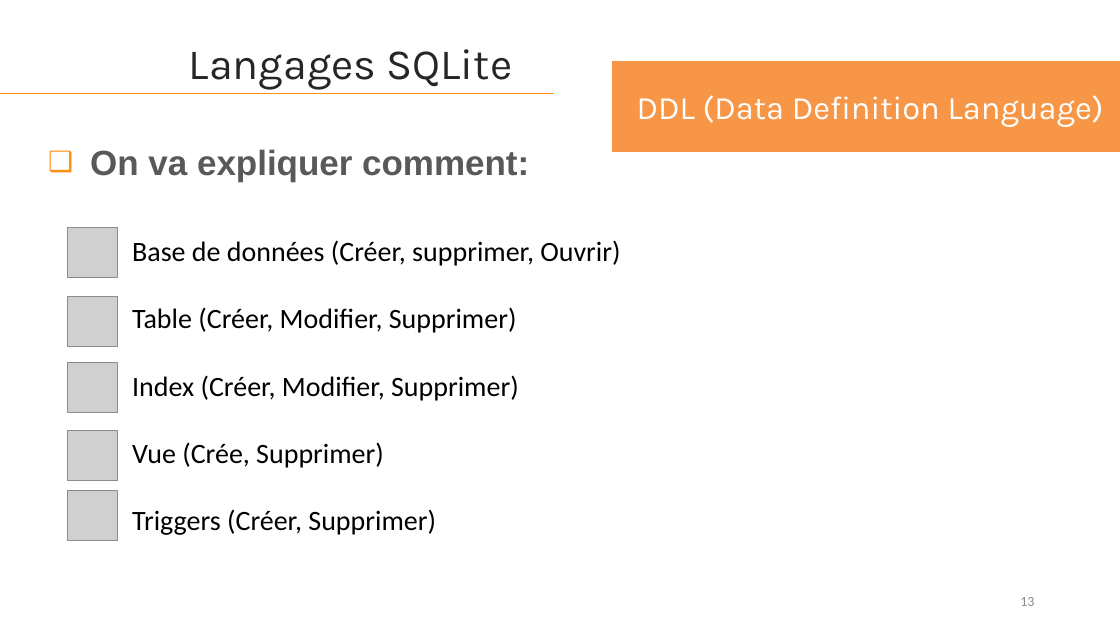
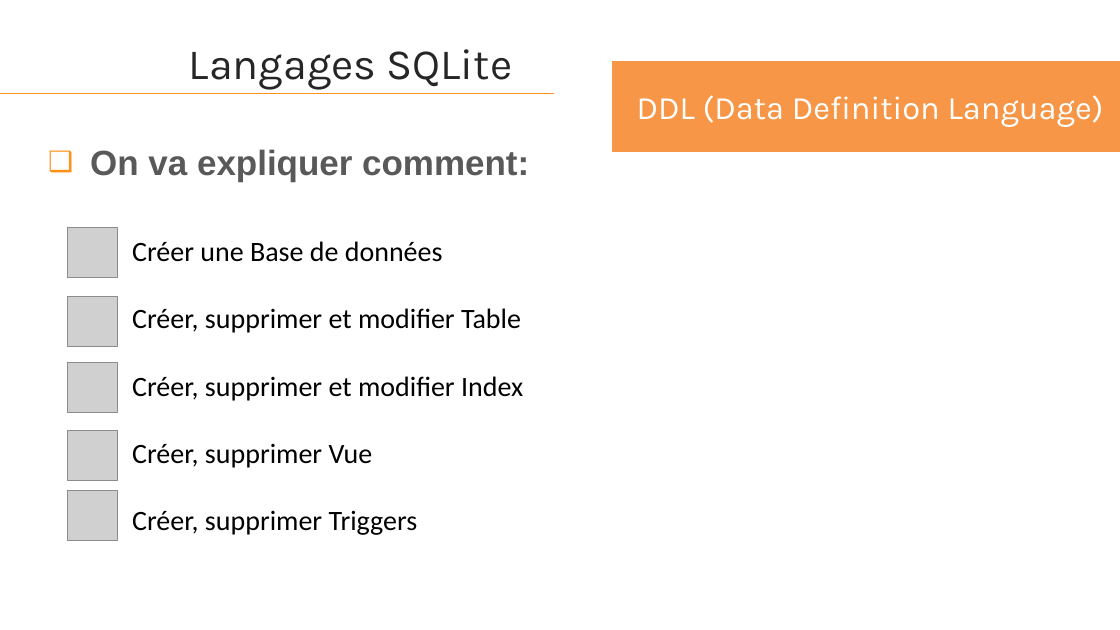
Before and after one commit to HouariZegai/academic-projects, a slide deck: slide 13 of Architecture SGBD/Project/presentation/Presentation-projet-SQLite.pptx. Drawn at 1120x630 pixels with LibreOffice and Linux fonts; fonts in the diff are those of the drawing; grey boxes stand for pictures. Boxes give left, top, right and bottom in pixels: in the first picture for what was removed or moved away, otherwise in the second. Text is boxed around its words. In the diff, an @@ line names an element or a change of style, - is before the commit and + after.

```diff
--- a/Architecture SGBD/Project/presentation/Presentation-projet-SQLite.pptx
+++ b/Architecture SGBD/Project/presentation/Presentation-projet-SQLite.pptx
@@ text at [132, 241, 523, 535]: text changed @@
-Base de données (Créer, supprimer, Ouvrir)
-Table (Créer, Modifier, Supprimer)
-Index (Créer, Modifier, Supprimer)
-Vue (Crée, Supprimer)
-Triggers (Créer, Supprimer)
+Créer une Base de données
+Créer, supprimer et modifier Table
+Créer, supprimer et modifier Index
+Créer, supprimer Vue
+Créer, supprimer Triggers
@@ page number removed at [1020, 597, 1034, 606] @@
-13
```
Also in this commit, not shown: 53 other slides changed, 1 slide added, 1 slide removed, 19 other files.
